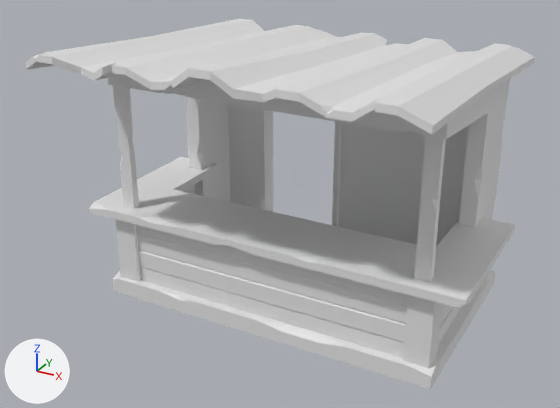
The glTF model models/synty/SM_Bld_Beach_Shop_02.glb, before and after one commit.
Before and after are seen from a 50 mm camera at (5.57, -8.39, 4.64) aimed at (1.77, -1.48, 1.18). Arrows for +X, +Y and +Z are at lower left; the lights stay in place. The picture after the commit comes second. Where no turn or scale is listed for an object, it has been applied to the vertices.

In view in the first picture: 'SM_Bld_Beach_Shop_02'.
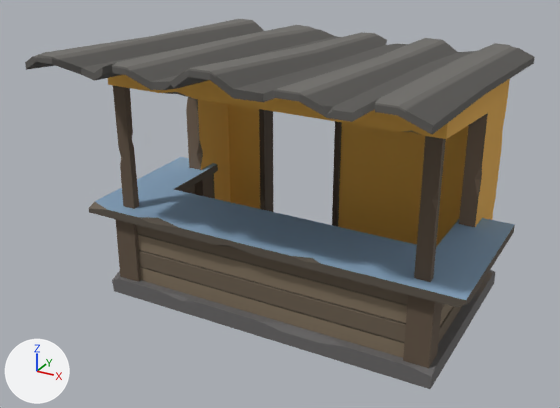
What differs and where, as boxes (x1, y1, x2, y2) in the pictures (560 x 408 px):
'SM_Bld_Beach_Shop_02', recoloured (darker)
    both: (25, 19, 535, 389)

What the commit changed:
Picture 'PolygonPalmCity_01_A' (img_polygonpalmcity_01_a) is new.
Material 'atlas' (mat_atlas) is new.
Its texture is img_polygonpalmcity_01_a.
Its roughness is 0.9.
me_mesh has 580 vertices, 948 faces and spans x -0.33..4.11, y -3.16..0.66, z -0.09..3.07.
me_mesh gains material mat_atlas (picture img_polygonpalmcity_01_a).
